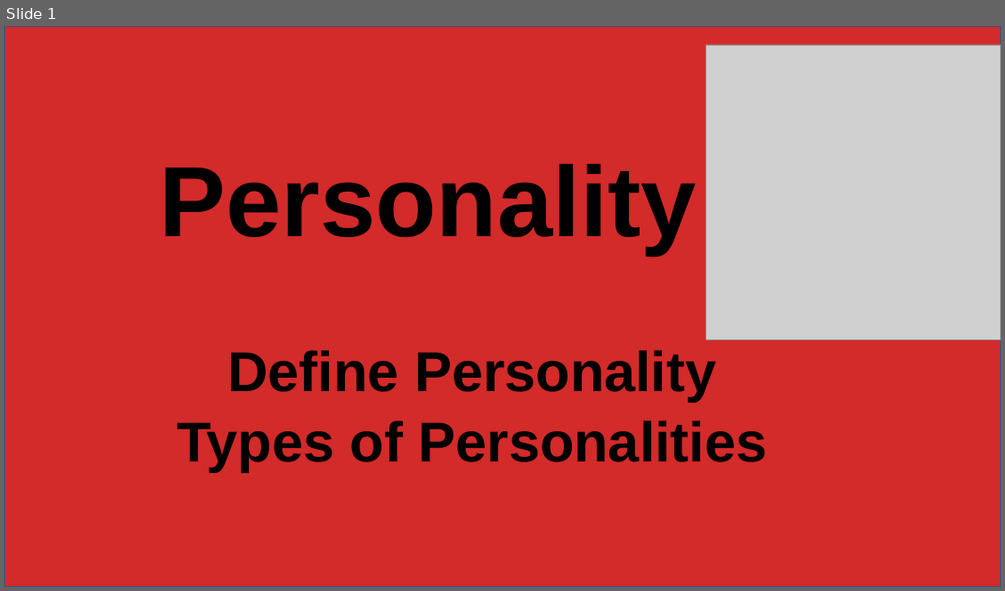
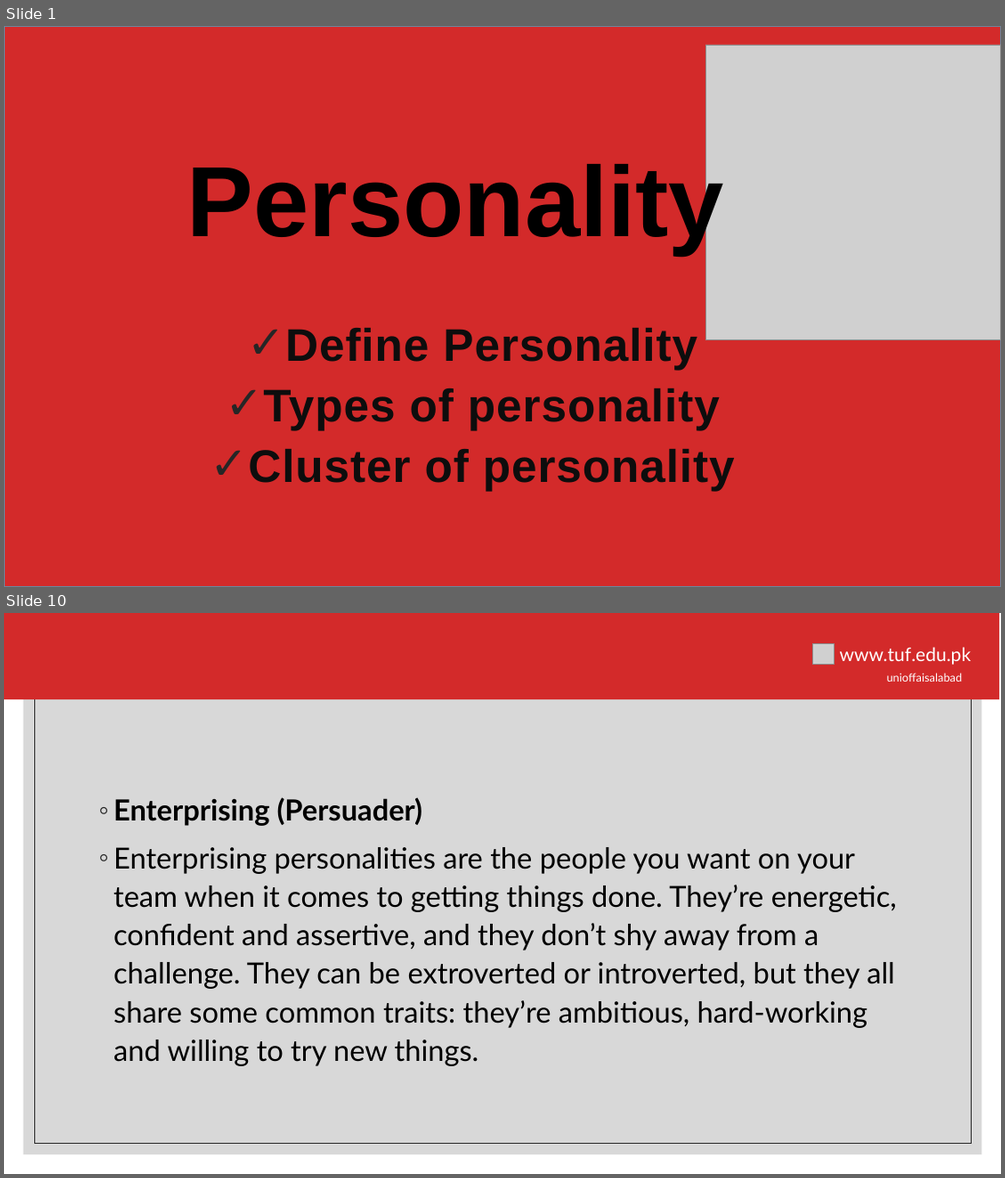
Before and after one commit to hamnasz/Semester-IV, a slide deck: Psychology/Mids/Slides/Lecture # 6.pptx. Shown one above the other, each under a label of ours: slide 1 before the commit, slides 1 and 10 after it; the slides between them are not shown. The pictures are 1005x591 and 1005x1178 pixels, drawn with LibreOffice and Linux fonts; fonts in the diff are those of the drawing; grey boxes stand for pictures; background and template pictures are left out. Boxes give left, top, right and bottom in pixels: in the first picture for what was removed or moved away, otherwise in the second. Text is boxed around its words. In the diff, an @@ line names an element or a change of style, - is before the commit and + after.

```diff
--- a/Psychology/Mids/Slides/Lecture # 6.pptx
+++ b/Psychology/Mids/Slides/Lecture # 6.pptx
@@ slide 10 added at (4, 613, 1001, 1174), background #FFFFFF @@
@@ rectangle added at (24, 633, 982, 1154), fill #BFBFBF at 60% opacity @@
@@ rectangle added at (34, 643, 971, 1143), outline #262626 0.5 pt @@
@@ group added at (4, 613, 999, 699): 2 texts, 1 rectangle, 1 picture @@
+unioffaisalabad
+www.tuf.edu.pk
@@ text added at (113, 797, 897, 1066), 28 pt, text #000000 @@
+◦ Enterprising (Persuader)
+◦ Enterprising personalities are the people you want on your team when it comes to getting things done. They’re energetic, confident and assertive, and they don’t shy away from a challenge. They can be extroverted or introverted, but they all share some common traits: they’re ambitious, hard-working and willing to try new things.
@@ slide 1 changed as well @@
@@ rectangle at (4, 26, 1001, 587): outline #325491 1 pt to #6D879B 1 pt @@
@@ rectangle added at (111, 130, 894, 483), fill #FFFFFF @@
@@ text "Personality" rewrapped from (160, 164, 696, 254) to (187, 157, 724, 254) @@
@@ subtitle "Define Personality": place and size @@
-subtitle "Define Personality" at (177, 350, 768, 472)
+subtitle "Define Personality" at (248, 328, 735, 491)
@@ subtitle at (285, 328, 697, 370): size 54 to 44 pt, text colour #000000 to #0D0D0D, letter spacing 0 to 0.8 pt in "Define Personality"; bullet none to ✓; line spacing 0.9 to 1.1; less space between paragraphs @@
@@ subtitle at (248, 388, 735, 491): text changed; size 54 to 44 pt; text colour #000000 to #0D0D0D @@
-Types of Personalities
+✓ Types of personality
+✓ Cluster of personality
```
Also in this commit, not shown: 2 other slides changed, 8 other slides added, 9 slides removed, 4 other files.
